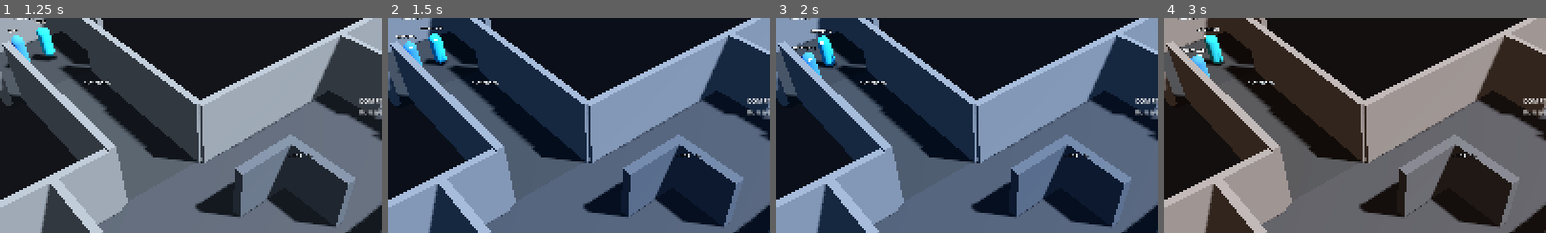
Above: before the commit, frames 1-4 (left to right).
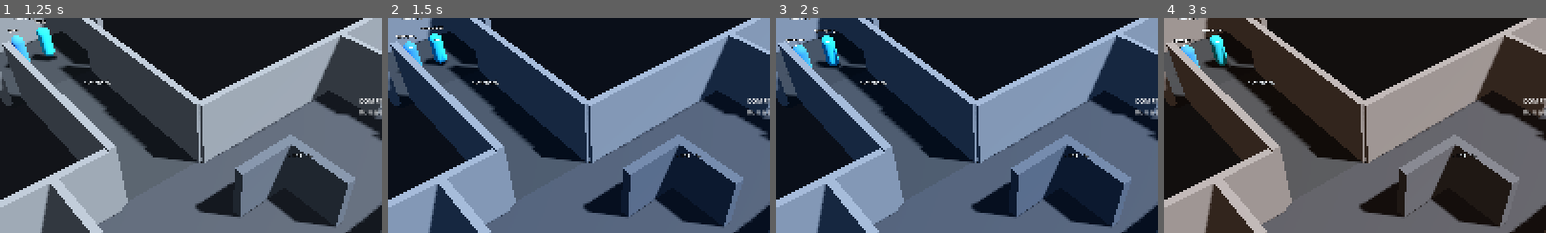
Above: after the commit, the same moments.

Repository: alessandro-bertola/Precog3D
Game: Godot game, scene res://ui/boot.tscn
Two runs of this game, one before a commit and one after it. Both use one fixed random seed, a clock stepped at 60 frames per second and the inputs below.
Inputs:
- Up to frame 1 (1.25 s): click "Open Level 1" at 0.5 s
- Up to frame 2 (1.5 s): click "Project future" at 1.25 s
- Up to frame 3 (2 s): no input
- Up to frame 4 (3 s): click "Execute" at 2 s; click "AgentA" at 2.75 s
The pictures show only the part of the screen within x 22-72%, y 13-63%; the shares and areas given below are measured in that part.

Frame 1 is identical in both runs. In frame 2, less than 0.1% of the frame differs, in the area x 8-16%, y 3-20%; in frame 3, 1.0%; in frame 4, 1.2%, in the area x 2-18%, y 4-28%.

Commit message:
Follow nav waypoints in XZ so the 0.3m mesh height no longer stalls agents.
Path points sit at y=0.3 while capsules rest near y=0. Godot never marked those points reached, so get_next_path_position stayed on the first vertex and they jittered in the entrance. Lookahead now ignores height.

Co-authored-by: alessandro-bertola <alessandro-bertola@users.noreply.github.com>

Diff:
--- a/precog-3d/sim/pawn.gd
+++ b/precog-3d/sim/pawn.gd
@@ -79,8 +79,8 @@
 
 func _build_nav() -> void:
 	_nav = NavigationAgent3D.new()
-	_nav.path_desired_distance = 0.32
-	_nav.target_desired_distance = ARRIVE
+	_nav.path_desired_distance = 0.90
+	_nav.target_desired_distance = 0.90
 	_nav.radius = 0.36
 	_nav.height = 1.7
 	_nav.max_speed = move_speed
@@ -535,22 +535,35 @@
 	move_and_slide()
 
 
+func _path_ahead() -> Vector3:
+	if _nav == null:
+		return Vector3.ZERO
+	var path := _nav.get_current_navigation_path()
+	var pick := Vector3.ZERO
+	for i in path.size():
+		var d: Vector3 = path[i] - global_position
+		d.y = 0.0
+		if d.length() < 0.30:
+			continue
+		pick = d
+		if d.length() >= 0.90:
+			break
+	if pick.length() >= 0.08:
+		return pick
+	var via := _nav.get_next_path_position() - global_position
+	via.y = 0.0
+	if via.length() >= 0.08:
+		return via
+	return Vector3.ZERO
+
+
 func _steer_dir(to_goal: Vector3) -> Vector3:
 	var fallback := to_goal.normalized() if to_goal.length() > 0.05 else Vector3.ZERO
-	if _nav == null:
-		return fallback if _clear_step(fallback) else Vector3.ZERO
-	var path := _nav.get_current_navigation_path()
-	var next := _nav.get_next_path_position()
-	var via := next - global_position
-	via.y = 0.0
-	if path.size() >= 2 and via.length() >= 0.08:
-		return via.normalized()
-	if via.length() >= 0.08 and _clear_step(via):
-		return via.normalized()
+	var ahead := _path_ahead()
+	if ahead.length() >= 0.08:
+		return ahead.normalized()
 	if _clear_step(fallback):
 		return fallback
-	if path.size() >= 2 and via.length() >= 0.04:
-		return via.normalized()
 	return Vector3.ZERO
 
 
@@ -597,11 +610,9 @@
 
 func _blocking_door() -> Door:
 	var ahead := -global_transform.basis.z
-	if _nav != null:
-		var next := _nav.get_next_path_position() - global_position
-		next.y = 0.0
-		if next.length() > 0.05:
-			ahead = next.normalized()
+	var path_dir := _path_ahead()
+	if path_dir.length() > 0.05:
+		ahead = path_dir.normalized()
 	var from := global_position + Vector3(0, 0.9, 0)
 	var q := PhysicsRayQueryParameters3D.create(from, from + ahead * 1.25)
 	q.collision_mask = Conventions.LAYER_DOORS
